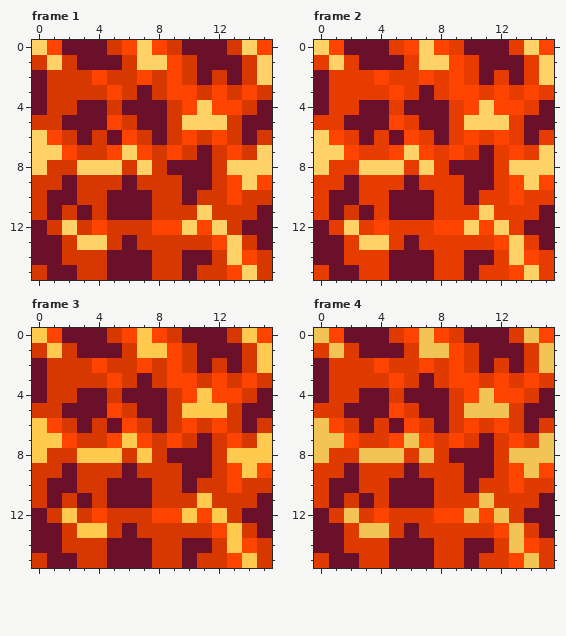
A pixel-art file gets an edit: aseprite/animates/lava.aseprite. Above, as it was before the edit.
16x16 pixels, 4 frames. Colours within 5 levels of each other are drawn and written as one. Shown: frame 1, frame 2, frame 3, frame 4.
After:
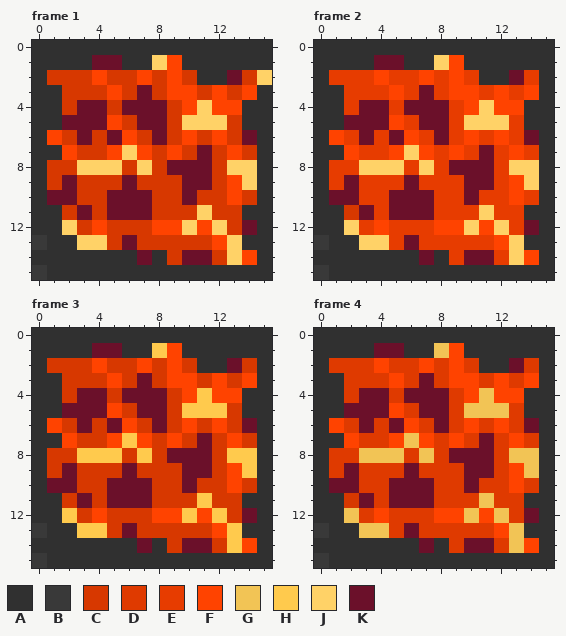
Palette (. is transparent): A #303030  B #393939  C #d73800  D #df3a00  E #e73c00  F #ff4300  G #f2c455  H #ffca4d  J #ffd267  K #6b102a
Message: add missing lava.asprite that was left out of the previous commit
The edit:
layer "background" added
Changed rows in their new state; - is an unchanged pixel.
Frame 1, layer "background":
first column x 0:
 0 AAAAAAAAAAAAAAAA
 1 AAAA--AA--AAAAAA
 2 A----------AA---
 3 AA-------------A
 4 AA------------AA
 5 AA------------AA
 6 A--------------A
 7 AA-------------A
 8 A--------------A
 9 A--------------A
10 A--------------A
11 AA------------AA
12 AA-------------A
13 BAA-----------AA
14 AAAAAAA-A------A
15 BAAAAAAAAAAAAAAA
Frame 2, layer "background":
first column x 0:
 0 AAAAAAAAAAAAAAAA
 1 AAAA--AA--AAAAAA
 2 A----------AA--A
 3 AA-------------A
 4 AA------------AA
 5 AA------------AA
 6 A--------------A
 7 AA-------------A
 8 A--------------A
 9 A--------------A
10 A--------------A
11 AA------------AA
12 AA-------------A
13 BAA-----------AA
14 AAAAAAA-A------A
15 BAAAAAAAAAAAAAAA
Frame 3, layer "background": the same change as frame 2
Frame 4, layer "background": the same change as frame 2
